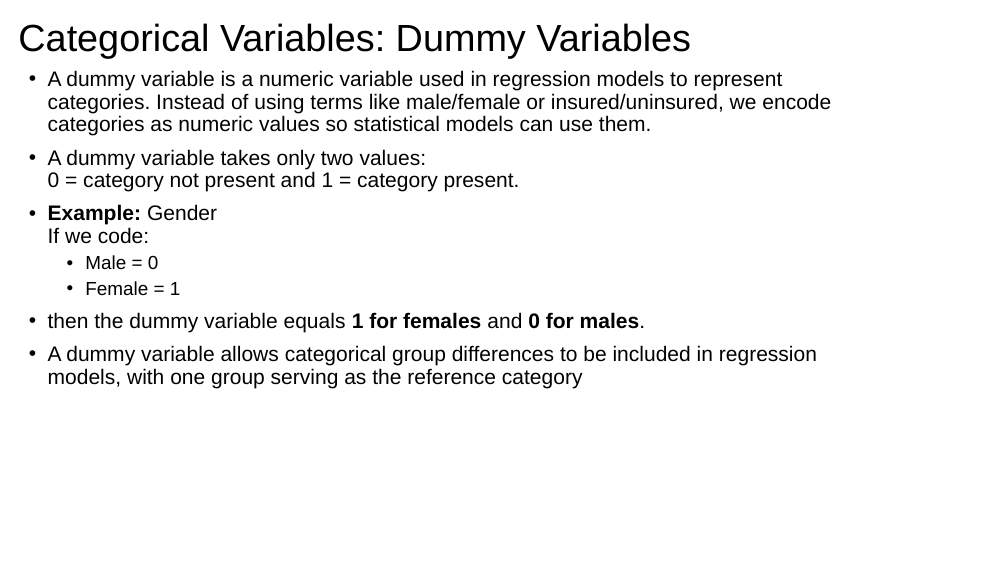
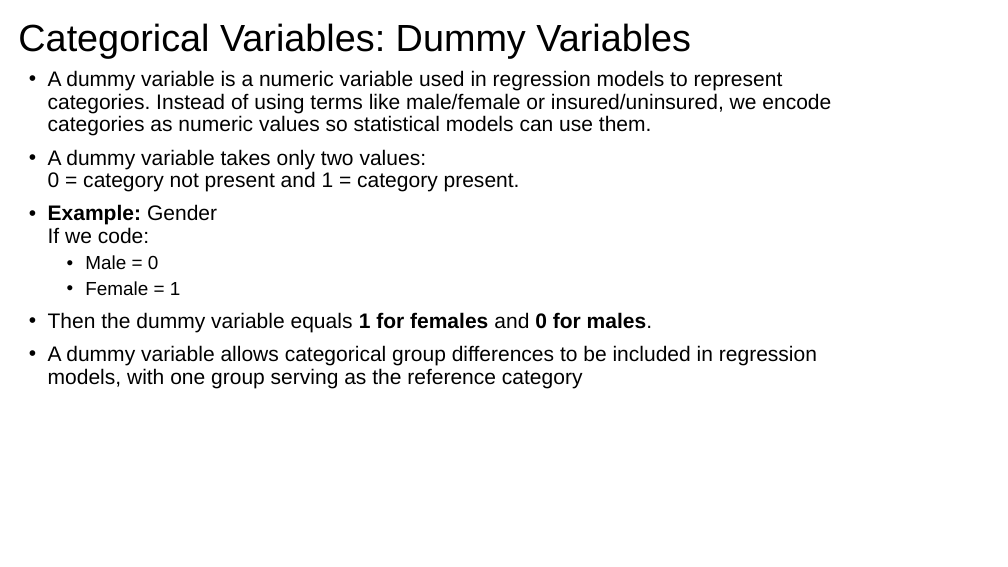
Before and after one commit to issues-osu/statsii-spring2026, a slide deck: slide 10 of slides/dummy/dummy_vars2026.pptx. Drawn at 1008x567 pixels with LibreOffice and Linux fonts; fonts in the diff are those of the drawing. Boxes give left, top, right and bottom in pixels: in the first picture for what was removed or moved away, otherwise in the second. Text is boxed around its words. In the diff, an @@ line names an element or a change of style, - is before the commit and + after.

```diff
--- a/slides/dummy/dummy_vars2026.pptx
+++ b/slides/dummy/dummy_vars2026.pptx
@@ text at (48, 312, 653, 332): text changed @@
-• then the dummy variable equals 1 for females and 0 for males.
+• Then the dummy variable equals 1 for females and 0 for males.
```
Also in this commit, not shown: 2 other slides changed, 2 other files.
